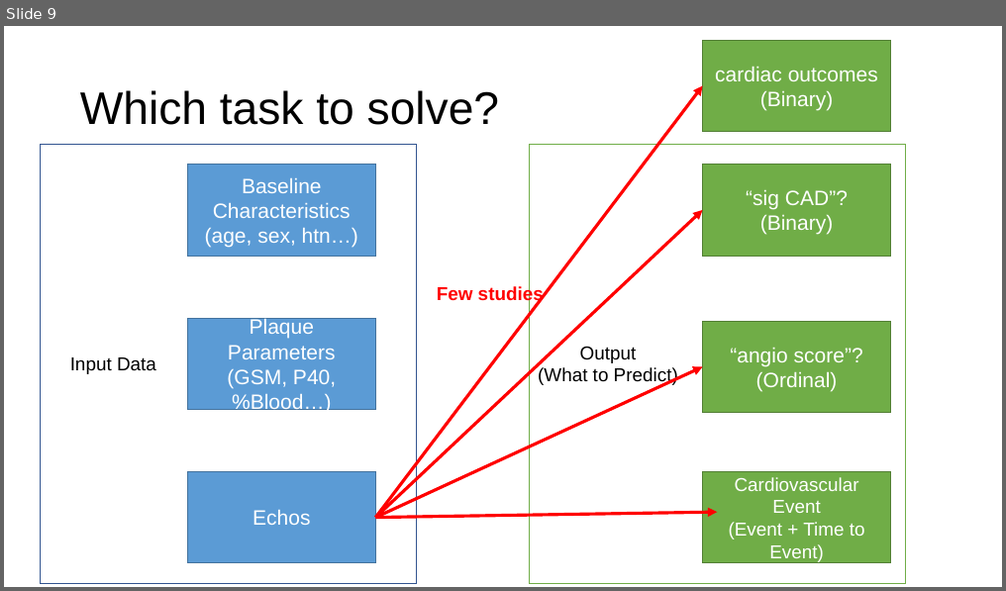
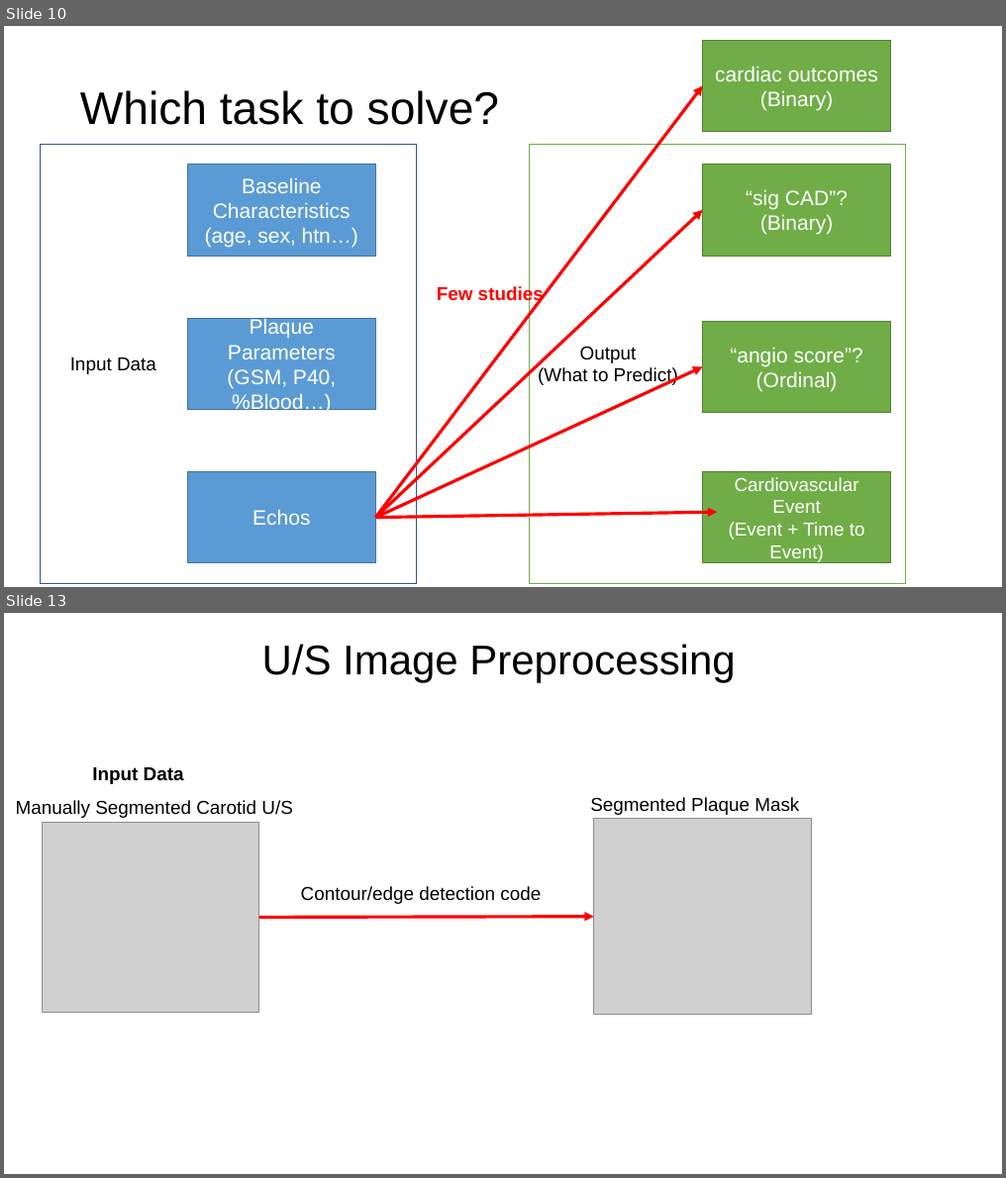
Before and after one commit to ricky-hu/carotid, a slide deck: mar2update.pptx. Shown one above the other, each under a label of ours: slide 9 before the commit, slides 10 and 13 after it; the slides between them are not shown. The pictures are 1006x591 and 1006x1178 pixels, drawn with LibreOffice and Linux fonts; fonts in the diff are those of the drawing; grey boxes stand for pictures. Boxes give left, top, right and bottom in pixels: in the first picture for what was removed or moved away, otherwise in the second. Text is boxed around its words. In the diff, an @@ line names an element or a change of style, - is before the commit and + after.

```diff
--- a/mar2update.pptx
+++ b/mar2update.pptx
@@ slide 13 added at [4, 613, 1002, 1174], background #FFFFFF @@
@@ text added at [262, 644, 735, 682], 40 pt, text #000000 @@
+U/S Image Preprocessing
@@ text added at [92, 767, 184, 784], 18 pt, text #000000, bold @@
+Input Data
@@ text added at [16, 800, 292, 818], 18 pt, text #000000 @@
+Manually Segmented Carotid U/S
@@ text added at [590, 797, 799, 815], 18 pt, text #000000 @@
+Segmented Plaque Mask
@@ picture added at [594, 819, 811, 1015] @@
@@ picture added at [43, 823, 259, 1012] @@
@@ text added at [301, 886, 541, 904], 18 pt, text #000000 @@
+Contour/edge detection code
@@ arrow added from (259, 918) to (594, 917), #FF0000 3 pt @@
@@ what was slide 9 is now slide 10 @@
```
Also in this commit, not shown: 3 slides changed, 14 other slides added, 7 slides removed, 1 other file.
